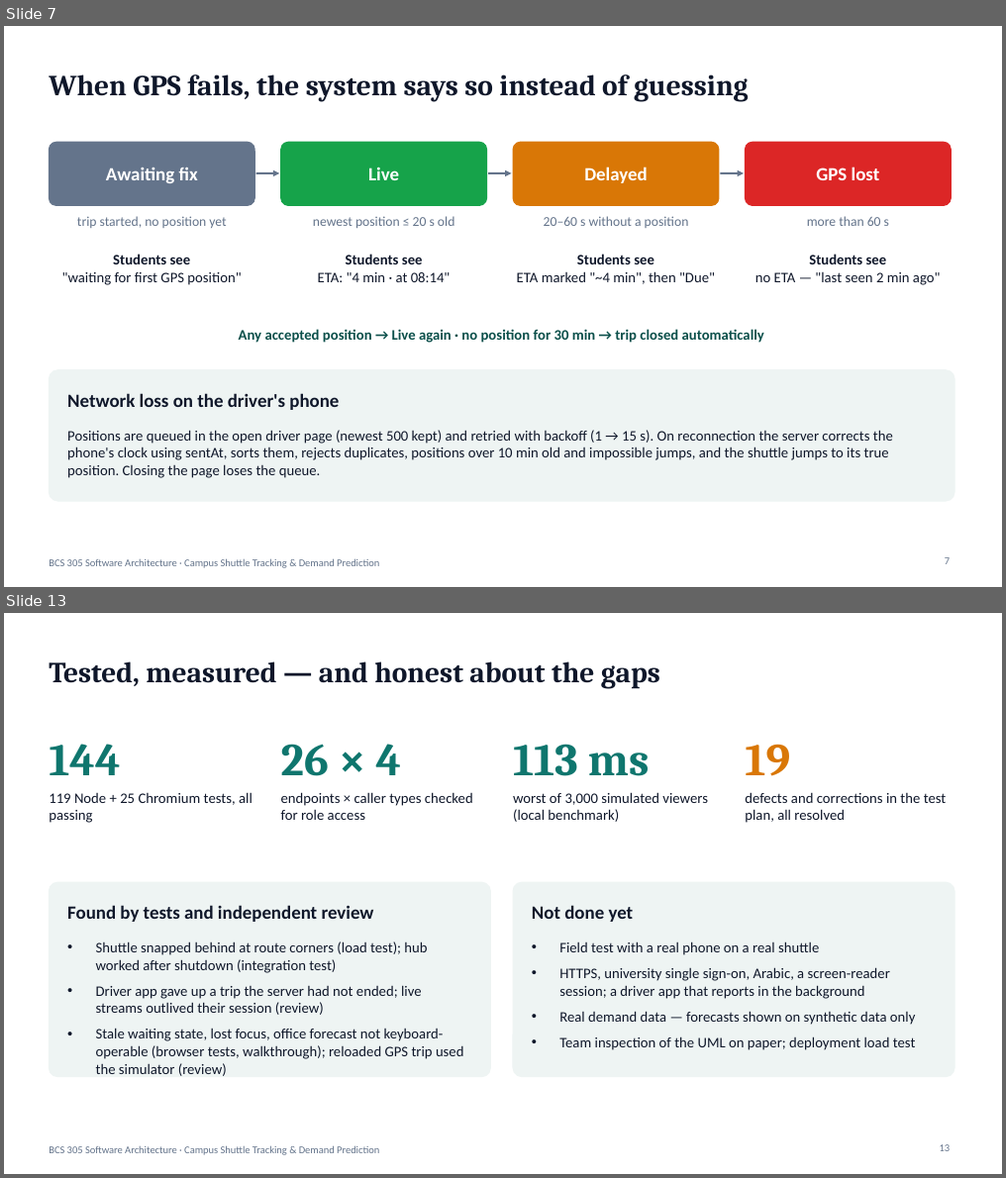
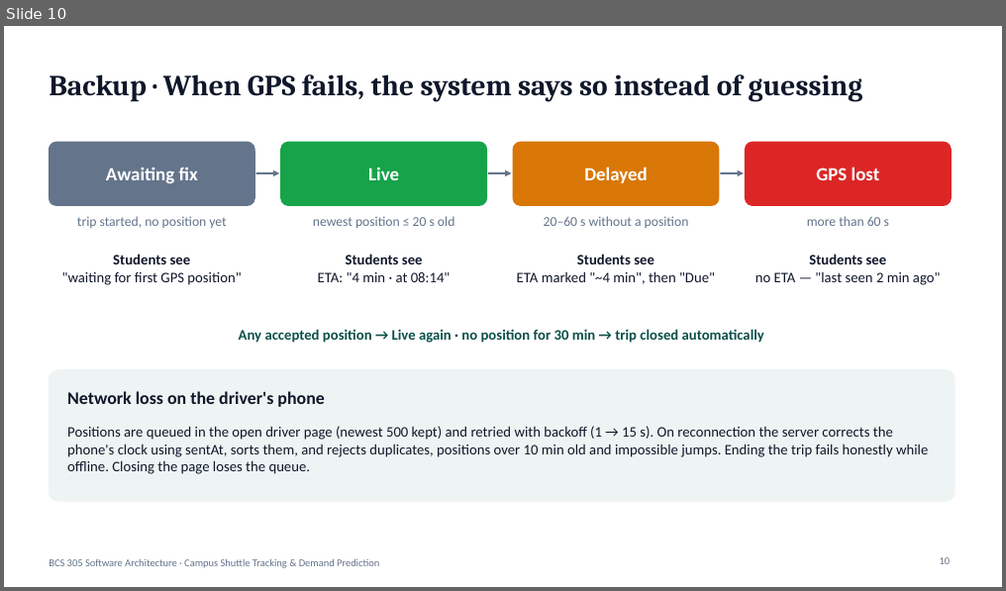
Before and after one commit to abdullahshammari796-ctrl/CampusShuttle, a slide deck: docs/presentation/campus-shuttle-presentation.pptx. Shown one above the other, each under a label of ours: slides 7 and 13 before the commit, slide 10 after it; the slides between them are not shown. The pictures are 1006x1178 and 1006x591 pixels, drawn with LibreOffice and Linux fonts; fonts in the diff are those of the drawing. Boxes give left, top, right and bottom in pixels: in the first picture for what was removed or moved away, otherwise in the second. Text is boxed around its words. In the diff, an @@ line names an element or a change of style, - is before the commit and + after.

```diff
--- a/docs/presentation/campus-shuttle-presentation.pptx
+++ b/docs/presentation/campus-shuttle-presentation.pptx
@@ slide 13 removed at box(4, 613, 1002, 1174), background #FFFFFF; not listed: 1 template element that a slide beside it also shows @@
@@ title removed at box(49, 662, 660, 688) @@
-Tested, measured — and honest about the gaps
@@ text removed at box(49, 744, 120, 775) @@
-144
@@ text removed at box(281, 744, 402, 776) @@
-26 × 4
@@ text removed at box(513, 744, 649, 776) @@
-113 ms
@@ text removed at box(745, 744, 790, 776) @@
-19
@@ text removed at box(49, 792, 252, 823) @@
-119 Node + 25 Chromium tests, all passing
@@ text removed at box(281, 792, 473, 820) @@
-endpoints × caller types checked for role access
@@ text removed at box(513, 792, 708, 822) @@
-worst of 3,000 simulated viewers (local benchmark)
@@ text removed at box(745, 792, 946, 823) @@
-defects and corrections in the test plan, all resolved
@@ rounded rectangle removed at box(49, 882, 491, 1077) @@
@@ text removed at box(67, 905, 374, 922) @@
-Found by tests and independent review
@@ rounded rectangle removed at box(513, 882, 954, 1077) @@
@@ text removed at box(532, 905, 634, 922) @@
-Not done yet
@@ text removed at box(96, 942, 464, 1059) @@
-• Shuttle snapped behind at route corners (load test); hub worked after shutdown (integration test)
-• Driver app gave up a trip the server had not ended; live streams outlived their session (review)
-• Stale waiting state, lost focus, office forecast not keyboard-operable (browser tests, walkthrough); reloaded GPS trip used the simulator (review)
@@ text removed at box(559, 942, 916, 1051) @@
-• Field test with a real phone on a real shuttle
-• HTTPS, university single sign-on, Arabic, a screen-reader session; a driver app that reports in the background
-• Real demand data — forecasts shown on synthetic data only
-• Team inspection of the UML on paper; deployment load test
@@ page number removed at box(940, 1145, 950, 1152) @@
-13
@@ what was slide 7 is now slide 10 @@
@@ slide 10 changed as well @@
@@ title at box(49, 75, 863, 101): text changed @@
-When GPS fails, the system says so instead of guessing
+Backup · When GPS fails, the system says so instead of guessing
@@ text "Network loss on the driver's ..." at box(67, 391, 324, 407): size 18 to 17 pt @@
@@ text at box(67, 426, 928, 474): text changed @@
-Positions are queued in the open driver page (newest 500 kept) and retried with backoff (1 → 15 s). On reconnection the server corrects the phone's clock using sentAt, sorts them, rejects duplicates, positions over 10 min old and impossible jumps, and the shuttle jumps to its true position. Closing the page loses the queue.
+Positions are queued in the open driver page (newest 500 kept) and retried with backoff (1 → 15 s). On reconnection the server corrects the phone's clock using sentAt, sorts them, and rejects duplicates, positions over 10 min old and impossible jumps. Ending the trip fails honestly while offline. Closing the page loses the queue.
@@ page number at box(940, 558, 950, 565): text changed @@
-7
+10
```
Also in this commit, not shown: 5 other slides changed, 6 slides added, 7 other slides removed, 48 other files.
